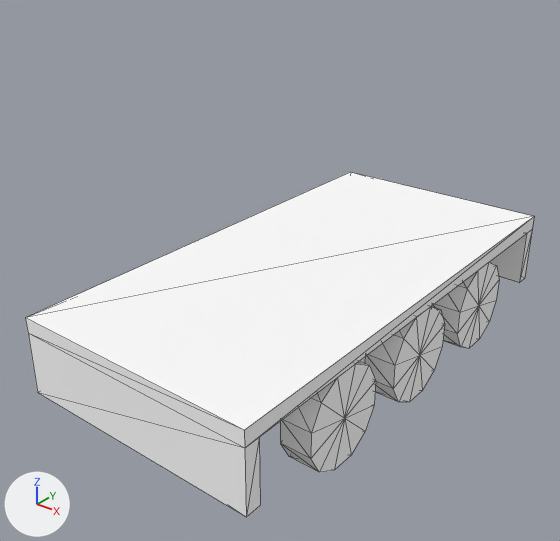
What one commit did to the glTF model models/0_3_0_tank_engine.gltf.
Rendered twice from a camera (50 mm lens) standing at (16.5, -22.8, 17.5) and looking at (-0.4, -1.7, 4.4). Arrows for +X, +Y and +Z are at lower left; the lights stay in place. The older version comes first. Mesh edges are drawn as thin lines. Where no turn or scale is listed for an object, it has been applied to the vertices. Vertices at exactly the same position are counted once.
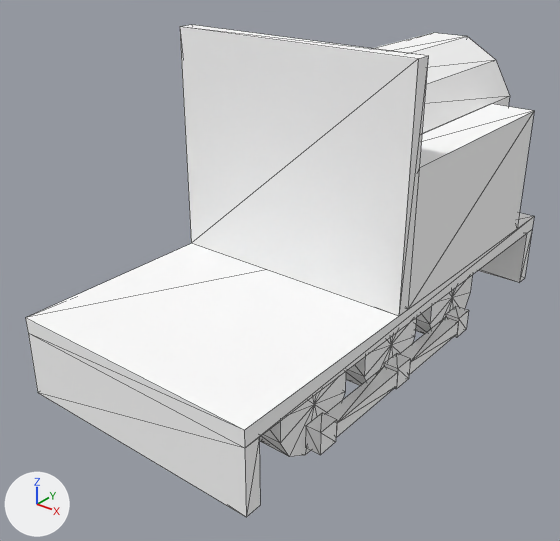
The newer file is also turned or shifted as a whole; pictures and numbers use the older file's frame.

What differs and where, as boxes [x1, y1, x2, y2] in the pictures (560 x 541 px):
'cube.004', added: after [180, 25, 428, 316]
'cube.008', added: after [408, 104, 534, 309]
'cylinder.005', moved: before [280, 362, 376, 472]; after [346, 318, 416, 386]
'cylinder.004', moved: before [365, 307, 445, 402]; after [259, 372, 346, 457]
'cylinder', reshaped (not visible before): after [373, 33, 510, 134]
'right_connecting_rod.001', added: after [306, 306, 469, 455]
'cylinder.006', added: after [415, 275, 472, 334]
'cylinder.003', unchanged, covered by the edit: before [432, 262, 499, 349]

Patch to the scene script:
```diff
--- a/models/0_3_0_tank_engine.gltf.py
+++ b/models/0_3_0_tank_engine.gltf.py
@@ mat_material_6 @@
+mat_material_6 = principled_material('Material_6')
+mat_material_6.base_color = (1.0, 1.0, 1.0)  # white #ffffff
+mat_material_6.roughness = 1.0
@@ mat_material_5 @@
+mat_material_5 = principled_material('Material_5')
+mat_material_5.base_color = (1.0, 1.0, 1.0)  # white #ffffff
+mat_material_5.roughness = 1.0
@@ mat_material_3 @@
+mat_material_3 = principled_material('Material_3')
+mat_material_3.base_color = (1.0, 1.0, 1.0)  # white #ffffff
+mat_material_3.roughness = 1.0
@@ me_mesh_3 @@
 # used by ob_cylinder; location = (-1.88, 5.0, 1.88)
-me_mesh_3.from_pydata(...)  # 26 vertices, 48 faces; spans x -3.13..-1.88, y -1.88..1.88, z -1.88..1.88
+me_mesh_3.from_pydata(...)  # 26 vertices, 48 faces; spans x -1.25..5.0, y -6.25..5.0, z 3.75..10.0
+# me_mesh_3 part 1: 26 of 26 vertices moved; they spanned x -3.13..-1.88, y -1.88..1.88, z -1.88..1.88 and now span x -1.25..5.0, y -6.25..5.0, z 3.75..10.0; mean shift (4.37, -0.62, 6.87)
 me_mesh_3.materials.append(mat_material_2)
@@ me_mesh_7 @@
 # used by ob_cylinder_004; location = (6.88, 0.0, 1.88)
-me_mesh_7.from_pydata(...)  # 26 vertices, 48 faces; spans x -3.13..-1.88, y -1.88..1.88, z -1.88..1.88
+me_mesh_7.from_pydata(...)  # 26 vertices, 48 faces; spans x -4.38..-3.13, y -6.88..-3.12, z -1.88..1.87
+# me_mesh_7 part 2: the whole mesh is moved by (-1.25, -5.0, 0.0)
 me_mesh_7.materials.append(mat_material_2)
@@ me_mesh_8 @@
 # used by ob_cylinder_005; location = (6.88, -5.0, 1.88)
-me_mesh_8.from_pydata(...)  # 26 vertices, 48 faces; spans x -3.13..-1.88, y -1.88..1.88, z -1.88..1.88
+me_mesh_8.from_pydata(...)  # 26 vertices, 48 faces; spans x -4.38..-3.13, y 3.12..6.88, z -1.88..1.87
+# me_mesh_8 part 3: the whole mesh is moved by (-1.25, 5.0, 0.0)
 me_mesh_8.materials.append(mat_material_2)
@@ me_mesh_17 @@
+me_mesh_17.from_pydata(...)  # a box spanning x 0.0..0.62, y -0.31..0.62, z 0.31..1.25; a box spanning x 0.0..0.62, y 4.69..5.62, z 0.31..1.25; a box spanning x 0.0..0.62, y 9.69..10.62, z 0.31..1.25; a box spanning x 0.0..0.62, y 5.62..9.69, z 0.47..1.09; a box spanning x 0.0..0.62, y 0.62..4.69, z 0.47..1.09
+me_mesh_17.materials.append(mat_material_2)  # white #ffffff
@@ me_mesh_15 @@
+me_mesh_15.from_pydata(...)  # a 12-sided cylinder along x spanning x -3.13..-1.88, y -1.88..1.88, z -1.88..1.88
+me_mesh_15.materials.append(mat_material_6)  # white #ffffff
@@ me_mesh_9 @@
+me_mesh_9.from_pydata(...)  # a box spanning x -1.25..0.62, y -0.62..8.75, z 0.0..5.22
+me_mesh_9.materials.append(mat_material_5)  # white #ffffff
@@ me_mesh_5_1 @@
+me_mesh_5_1.from_pydata(...)  # a box spanning x -4.38..5.62, y 0.0..0.62, z 0.0..8.75
+me_mesh_5_1.materials.append(mat_material_3)  # white #ffffff
@@ ob_right_connecting_rod_001 @@
+ob_right_connecting_rod_001 = bpy.data.objects.new('right_connecting_rod.001', me_mesh_17)
+ob_right_connecting_rod_001.location = (3.75, -5.16, 0.0)
@@ ob_cylinder_006 @@
+ob_cylinder_006 = bpy.data.objects.new('cylinder.006', me_mesh_15)
+ob_cylinder_006.location = (5.62, 5.0, 1.88)
@@ ob_cube_008 @@
+ob_cube_008 = bpy.data.objects.new('cube.008', me_mesh_9)
+ob_cube_008.location = (4.37, -0.62, 4.38)
@@ ob_cube_004 @@
+ob_cube_004 = bpy.data.objects.new('cube.004', me_mesh_5_1)
+ob_cube_004.location = (-0.63, -1.88, 4.38)
```
